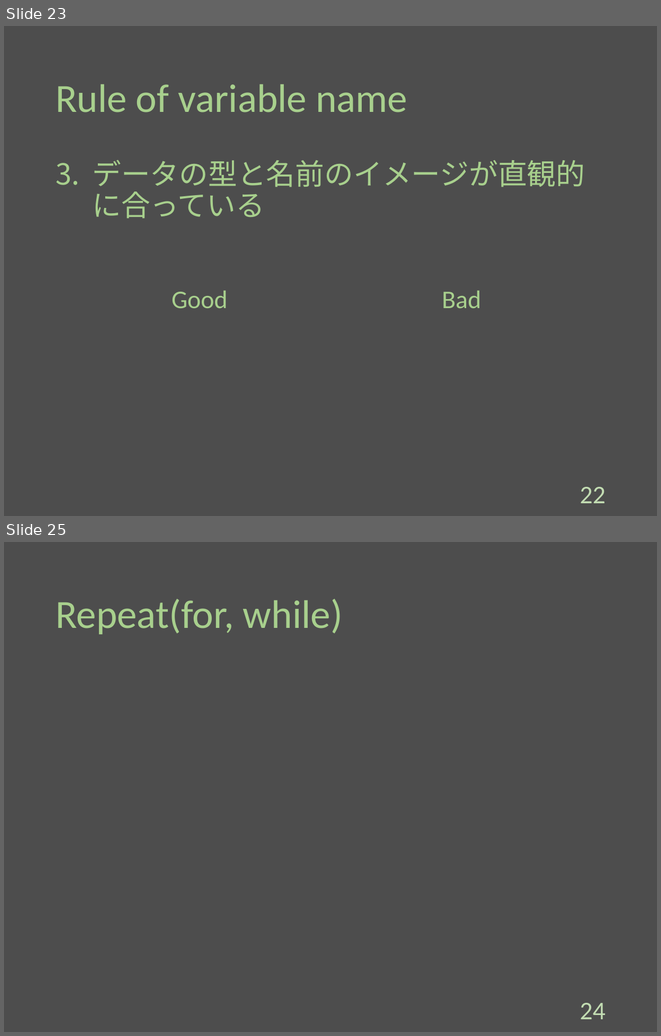
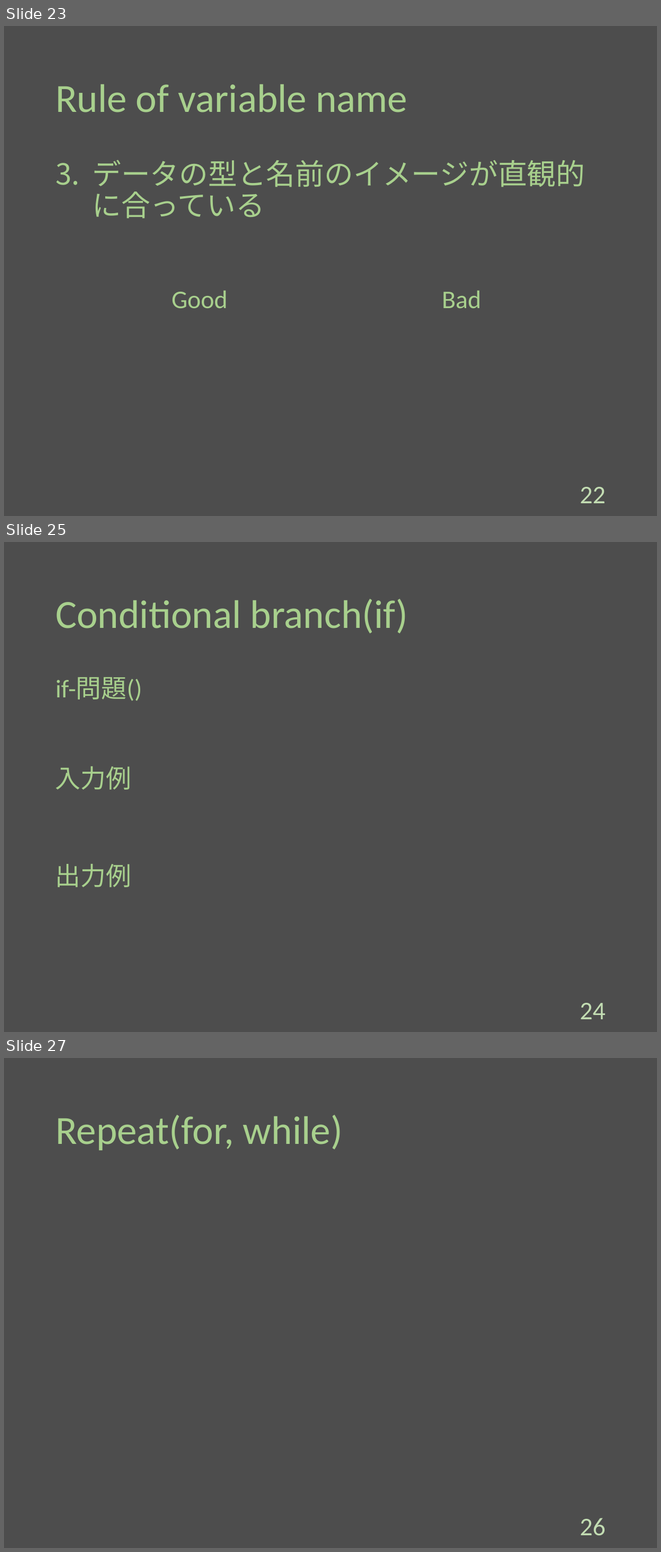
Before and after one commit to Melbeck777/program_seminar, a slide deck: ProgramSlide.pptx. Shown one above the other, each under a label of ours: slides 23 and 25 before the commit, slides 23, 25 and 27 after it; the slides between them are not shown. The pictures are 661x1036 and 661x1552 pixels, drawn with LibreOffice and Linux fonts; fonts in the diff are those of the drawing. Boxes give left, top, right and bottom in pixels: in the first picture for what was removed or moved away, otherwise in the second. Text is boxed around its words. In the diff, an @@ line names an element or a change of style, - is before the commit and + after.

Commit message:
[add]:Conditional branch section.

```diff
--- a/ProgramSlide.pptx
+++ b/ProgramSlide.pptx
@@ slide 25 added at bbox=[4, 542, 657, 1032], background #4D4D4D @@
@@ title added at bbox=[55, 599, 408, 633], 44 pt, text #A8D08D @@
+Conditional branch(if)
@@ text added at bbox=[55, 677, 142, 701], 28 pt, text #A8D08D @@
+if-問題()
@@ text added at bbox=[55, 766, 132, 790], 28 pt, text #A8D08D @@
+入力例
@@ text added at bbox=[55, 864, 132, 887], 28 pt, text #A8D08D @@
+出力例
@@ page number added at bbox=[580, 1003, 605, 1019], 28 pt, text #C3DDB3 @@
+24
@@ what was slide 25 is now slide 27 @@
@@ page number at bbox=[580, 1518, 605, 1536]: text changed @@
-24
+26
```
Also in this commit, not shown: 1 slide changed, 1 other slide added.
